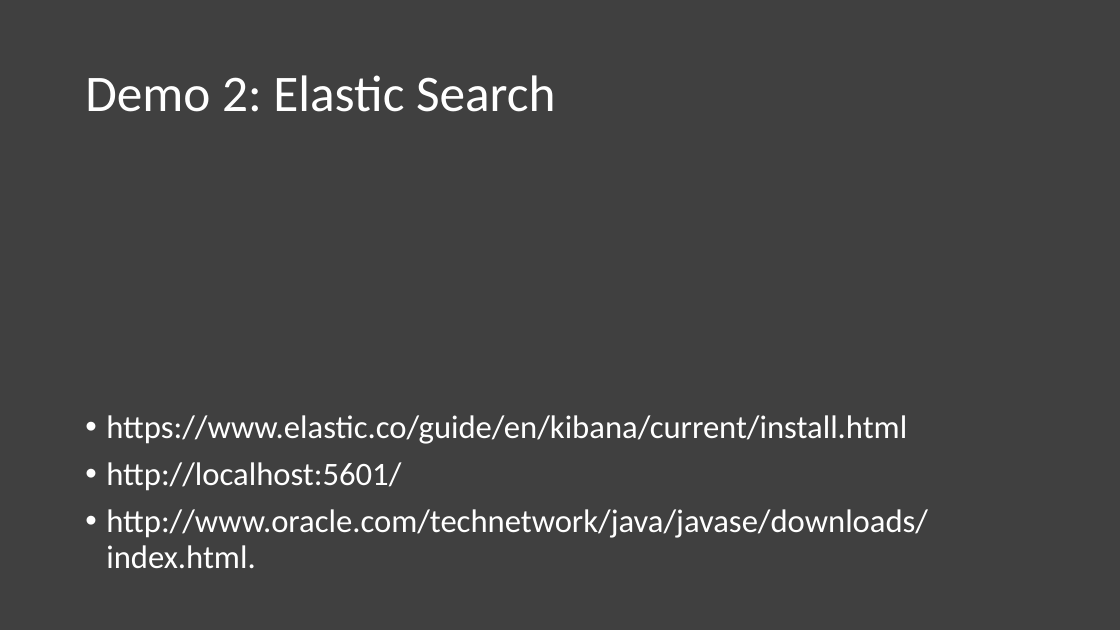
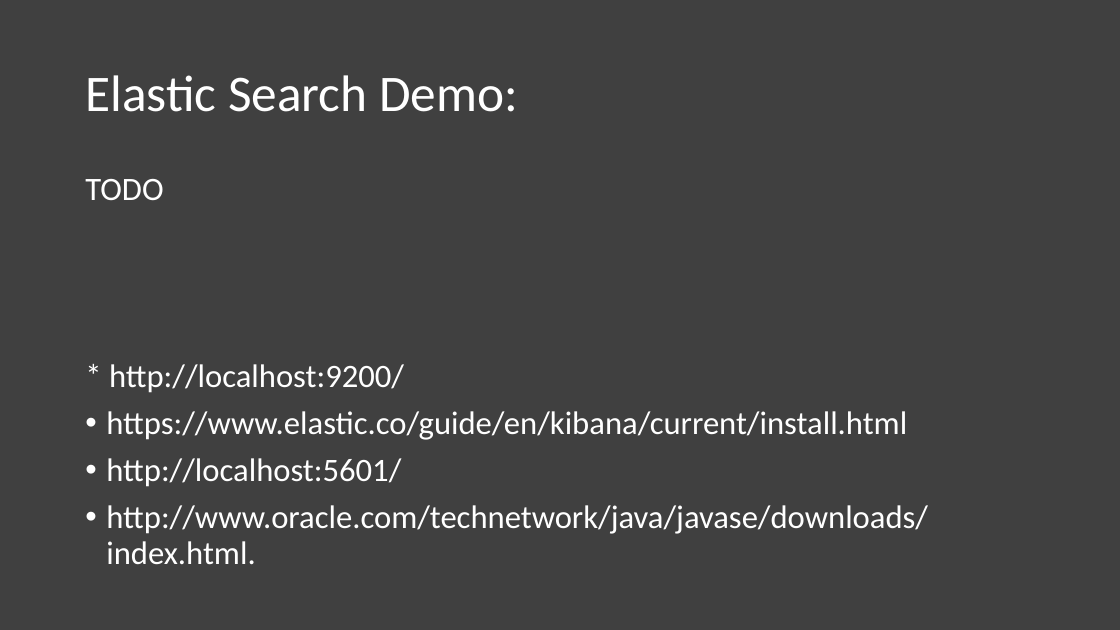
Before and after one commit to saschahenger/ma-workshop, a slide deck: slide 16 of workshop-slides/1-vorbereitung/workshop-1.pptx (slide 13 before the commit). Drawn at 1120x630 pixels with LibreOffice and Linux fonts; fonts in the diff are those of the drawing. Boxes give left, top, right and bottom in pixels: in the first picture for what was removed or moved away, otherwise in the second. Text is boxed around its words. In the diff, an @@ line names an element or a change of style, - is before the commit and + after.

Commit message:
Daten für ES Demo

```diff
--- a/workshop-slides/1-vorbereitung/workshop-1.pptx
+++ b/workshop-slides/1-vorbereitung/workshop-1.pptx
@@ title at <box>85,75,518,112</box>: text changed @@
-Demo 2: Elastic Search
+Elastic Search Demo:
@@ text at <box>85,179,404,393</box>: paragraphs added @@
+TODO
+* http://localhost:9200/
```
Also in this commit, not shown: 5 other slides changed, 3 slides added, 8 other files.
